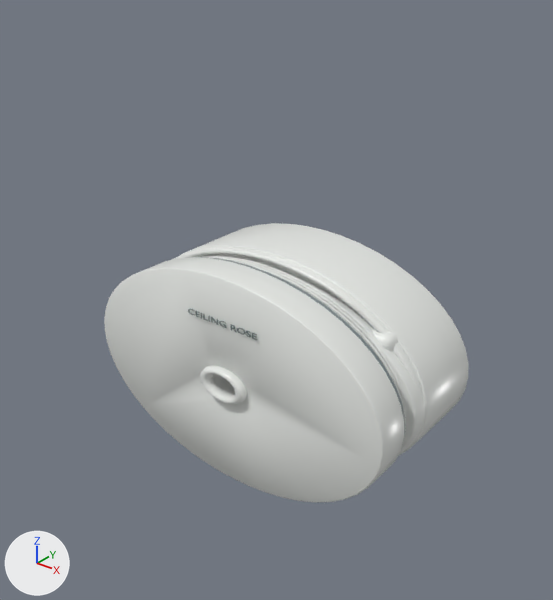
The Blender file authoring/blender/models/rose_default.blend, before and after one commit.
Camera for both pictures: a camera (50 mm lens) standing at (0.789, -1.02, 1.034) and looking at (0.022, -0.061, 0.44). The lights are fixed; the arrows at lower left show +X, +Y and +Z. The older version comes first.

Names of what the first picture shows: 'Base moulded perimeter', 'Cap seam', 'Cap thread.002', 'Circular connection support', 'Cord exit strain-relief', 'Domed rose cap', 'Rose mounting base', 'Rounded connection seat.002', 'mark:CEILING ROSE' and 3 more.
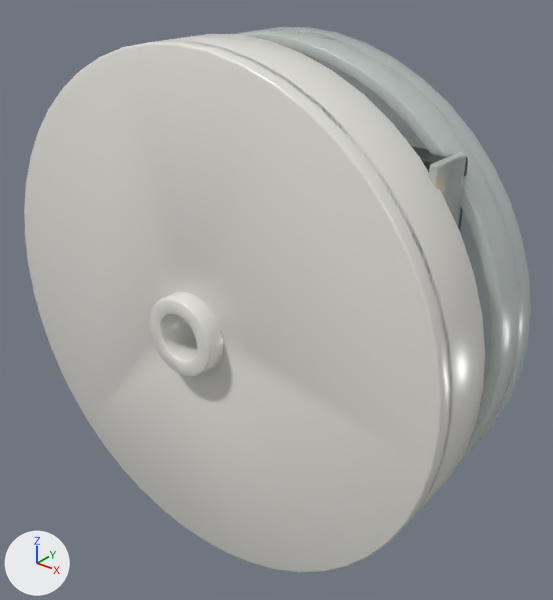
ob_authored_blender_fixture is not drawn itself; it is the parent of ob_part_body, ob_part_cover.

The change, as a diff of the scene's bpy script:
```diff
--- a/authoring/blender/models/rose_default.blend.py
+++ b/authoring/blender/models/rose_default.blend.py
@@ ob_authored_blender_fixture @@
 ob_authored_blender_fixture.location = (0.0, 0.0, 0.0)
-ob_authored_blender_fixture.scale = (0.769, 0.483, 0.941)
+ob_authored_blender_fixture.scale = (0.769, 0.621, 0.941)
@@ ob_circular_connection_support @@
-ob_circular_connection_support = bpy.data.objects.new('Circular connection support', me_cylinder)
@@ ob_rounded_connection_seat_002 @@
-ob_rounded_connection_seat_002 = bpy.data.objects.new('Rounded connection seat.002', me_cube_002)
@@ ob_rose_mounting_base @@
-ob_rose_mounting_base = bpy.data.objects.new('Rose mounting base', me_cylinder_001)
@@ ob_base_moulded_perimeter @@
-ob_base_moulded_perimeter = bpy.data.objects.new('Base moulded perimeter', me_torus)
@@ ob_domed_rose_cap @@
-ob_domed_rose_cap = bpy.data.objects.new('Domed rose cap', me_cylinder_004)
@@ ob_cap_seam @@
-ob_cap_seam = bpy.data.objects.new('Cap seam', me_torus_001)
@@ ob_cord_exit_strain_relief @@
-ob_cord_exit_strain_relief = bpy.data.objects.new('Cord exit strain-relief', me_torus_002)
@@ ob_cap_thread_002 @@
-ob_cap_thread_002 = bpy.data.objects.new('Cap thread.002', me_torus_005)
@@ ob_mark_ceiling_rose @@
-ob_mark_ceiling_rose = bpy.data.objects.new('mark:CEILING ROSE', me_moulded_marking)
@@ ob_rolled_cord_exit @@
+ob_rolled_cord_exit = bpy.data.objects.new('Rolled cord exit', me_cylinder_068)  # 192 vertices, 100 faces; spans x -0.068..0.068, y -0.068..0.068, z -0.022..0.022; in mat_warm_white_injection_moulding (white #eae8e2); modifiers BEVEL
+ob_rolled_cord_exit.parent = ob_detail_cover_fixing_001
+ob_rolled_cord_exit.location = (0.0, 0.0, 0.11)
@@ ob_detail_cover_fixing_001 @@
+ob_detail_cover_fixing_001 = bpy.data.objects.new('detail:cover-fixing.001', None)
+ob_detail_cover_fixing_001.parent = ob_part_cover_001
+ob_detail_cover_fixing_001.location = (0.0, 0.0, 0.0)
@@ ob_part_cover_001 @@
+ob_part_cover_001 = bpy.data.objects.new('part:cover.001', None)
+ob_part_cover_001.parent = ob_electrical_lab_rose_default
+ob_part_cover_001.location = (0.0, 0.449, 0.151)
@@ ob_pendulum_flex_exit @@
+ob_pendulum_flex_exit = bpy.data.objects.new('Pendulum flex exit', me_cylinder_066)  # 192 vertices, 100 faces; spans x -0.444..0.444, y -0.444..0.444, z -0.018..0.018; in mat_warm_white_injection_moulding (white #eae8e2); modifiers BEVEL
+ob_pendulum_flex_exit.parent = ob_detail_cover_fixing_001
+ob_pendulum_flex_exit.location = (0.0, 0.0, 0.083)
@@ ob_spin_on_skirt @@
+ob_spin_on_skirt = bpy.data.objects.new('Spin-on skirt', me_cylinder_064)  # 192 vertices, 100 faces; spans x -0.444..0.444, y -0.444..0.444, z -0.056..0.056; in mat_warm_white_injection_moulding (white #eae8e2); modifiers BEVEL
+ob_spin_on_skirt.parent = ob_detail_cover_fixing_001
+ob_spin_on_skirt.location = (0.0, 0.0, 0.026)
@@ ob_clear_insulated_group_partition_005 @@
+ob_clear_insulated_group_partition_005 = bpy.data.objects.new('Clear insulated group partition.005', me_cube_140)  # 96 vertices, 98 faces; spans x -0.007..0.007, y -0.076..0.076, z -0.042..0.042; in mat_clear_moulded_rose_polycarbonate (white #e2ebe6)
+ob_clear_insulated_group_partition_005.parent = ob_detail_three_insulated_terminal_groups
+ob_clear_insulated_group_partition_005.location = (0.34, 0.681, 0.09)
@@ ob_detail_three_insulated_terminal_groups @@
+ob_detail_three_insulated_terminal_groups = bpy.data.objects.new('detail:three-insulated-terminal-groups', None)
+ob_detail_three_insulated_terminal_groups.parent = ob_part_body_002
+ob_detail_three_insulated_terminal_groups.location = (0.0, 0.0, 0.0)
@@ ob_part_body_002 @@
+ob_part_body_002 = bpy.data.objects.new('part:body.002', None)
+ob_part_body_002.parent = ob_electrical_lab_rose_default
+ob_part_body_002.location = (0.0, 0.0, 0.0)
@@ ob_terminal_backing_separator_002 @@
+ob_terminal_backing_separator_002 = bpy.data.objects.new('Terminal backing separator.002', me_cube_137)  # a box spanning x -0.084..0.084, y -0.072..0.072, z -0.026..0.026; in mat_recessed_switch_insulation (dark grey #353b3a); modifiers BEVEL, WEIGHTED_NORMAL
+ob_terminal_backing_separator_002.parent = ob_detail_three_insulated_terminal_groups
+ob_terminal_backing_separator_002.location = (0.26, 0.677, 0.057)
@@ ob_clear_perimeter_lip @@
+ob_clear_perimeter_lip = bpy.data.objects.new('Clear perimeter lip', me_cylinder_043)  # 192 vertices, 100 faces; spans x -0.439..0.439, y -0.439..0.439, z -0.036..0.036; in mat_clear_moulded_rose_polycarbonate (white #e2ebe6); modifiers BEVEL
+ob_clear_perimeter_lip.parent = ob_detail_cable_entry_knockouts_001
+ob_clear_perimeter_lip.location = (0.0, 0.449, 0.02)
@@ ob_detail_cable_entry_knockouts_001 @@
+ob_detail_cable_entry_knockouts_001 = bpy.data.objects.new('detail:cable-entry-knockouts.001', None)
+ob_detail_cable_entry_knockouts_001.parent = ob_part_body_002
+ob_detail_cable_entry_knockouts_001.location = (0.0, 0.0, 0.0)
@@ ob_clear_mounting_base @@
+ob_clear_mounting_base = bpy.data.objects.new('Clear mounting base', me_cylinder_030)  # 517 vertices, 267 faces; spans x -0.439..0.439, y -0.439..0.439, z -0.023..0.023; in mat_clear_moulded_rose_polycarbonate (white #e2ebe6); modifiers BEVEL
+ob_clear_mounting_base.parent = ob_detail_cable_entry_knockouts_001
+ob_clear_mounting_base.location = (0.0, 0.449, -0.025)
```

Changed parts and their boxes [x1, y1, x2, y2] in the pictures (553 x 600 px):
'Pendulum flex exit', added
    after: [24, 40, 453, 573]
'Domed rose cap', deleted
    before: [104, 257, 404, 502]
'Spin-on skirt', added
    after: [169, 34, 485, 525]
'Rose mounting base', deleted
    before: [175, 223, 469, 456]
'Clear perimeter lip', added
    after: [237, 29, 522, 465]
'Clear mounting base', added (mostly hidden)
    after: [270, 27, 531, 447]
'Rolled cord exit', added
    after: [149, 291, 223, 377]
'Base moulded perimeter', deleted
    before: [177, 247, 423, 454]
'Circular connection support', deleted (mostly hidden)
    before: [274, 270, 425, 450]
'Clear insulated group partition.005', added
    after: [429, 152, 466, 227]
'Cord exit strain-relief', deleted
    before: [200, 365, 247, 404]
'Cap thread.002', deleted
    before: [210, 257, 406, 422]
'Cap seam', deleted (mostly hidden)
    before: [200, 257, 405, 445]
'Cap thread.001', no longer drawn (mostly hidden)
    before: [224, 259, 404, 410]
'Cap thread.003', no longer drawn (mostly hidden)
    before: [209, 256, 378, 342]
'Terminal backing separator.002', added (mostly hidden)
    after: [411, 146, 468, 231]
'Rounded connection seat.002', deleted
    before: [373, 328, 398, 352]
'mark:CEILING ROSE', deleted
    before: [188, 309, 257, 340]
'Cap thread', no longer drawn (mostly hidden)
    before: [289, 282, 373, 350]
